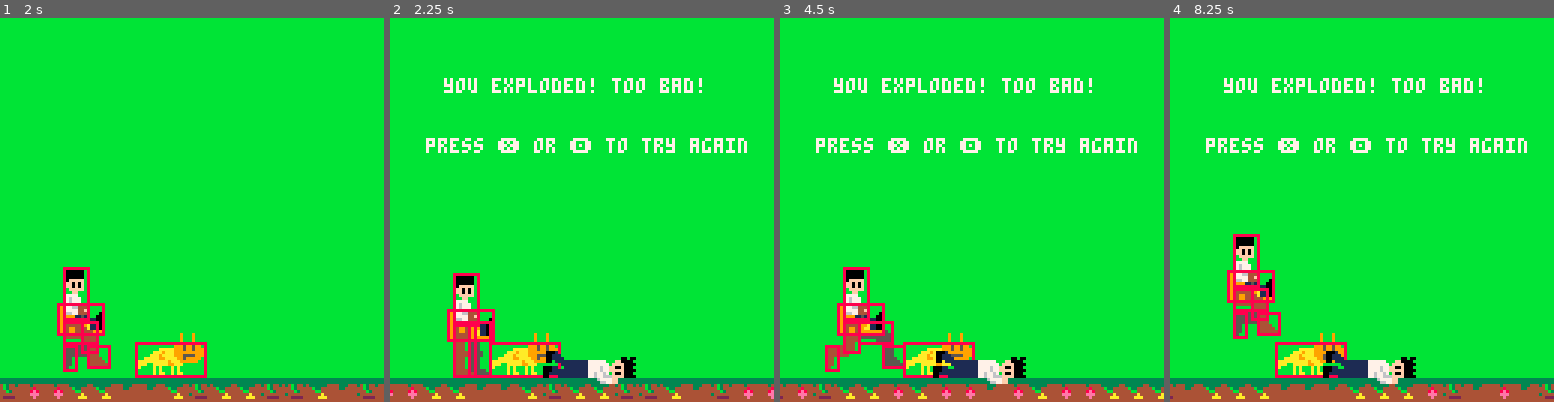
Above: before the commit, frames 1-4 (left to right).
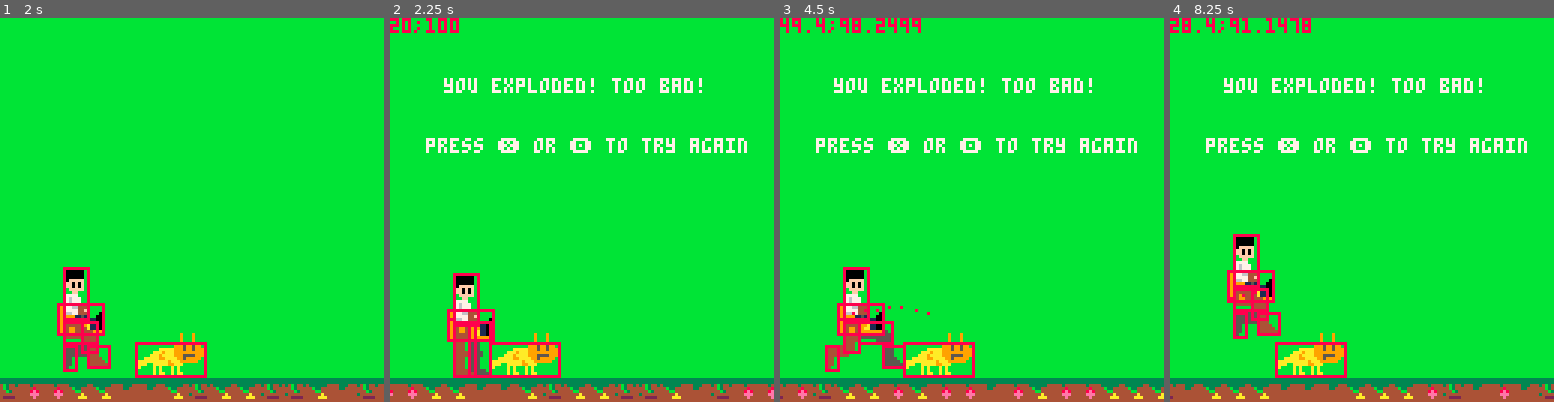
Above: after the commit, the same moments.

Repository: HingeAntoine/MekkaRunner
Game: PICO-8 cartridge mekkarunner.p8
Same seed, same stepped clock (60 frames per second), same inputs: the game is played once before the commit and once after it.
Inputs:
- Up to frame 1 (2 s): tap X (X key) at 0.33, 1.07, 1.85 s; tap O (Z key) at 0.7, 1.7 s
- Up to frame 2 (2.25 s): tap O (Z key) at 2.1 s; hold Up from 2.15 s (still down)
- Up to frame 3 (4.5 s): release Up at 2.42 s; tap O (Z key) every 0.4 s from 2.5 to 4.1 s; tap X (X key) at 2.97, 4.08 s
- Up to frame 4 (8.25 s): tap O (Z key) every 0.4 s from 4.5 to 8.1 s; hold Up 4.73-5.03 s; tap X (X key) at 5.2, 6.32, 7.43 s; hold Up 7.18-7.45 s

Frame 1 is identical in both runs. In frame 2, 1.6% of the frame differs, in the area x 0-65%, y 0-96%; in frame 3, 1.8%; in frame 4, 1.8%.

Commit message:
Improved fall animation

Diff:
--- a/mekkarunner.p8
+++ b/mekkarunner.p8
@@ -432,12 +432,48 @@
 end
 
 function animate_fall()
-  palt(0,false)
-  palt(11,true)
-  spr(75,50,106,4,2)
-  palt(0,true)
-  palt(11,false)
-  spr(107,68,115)
+  --fall_cnt+=1
+
+  --fall_update()
+  rectfill(0,0,127,10,11)
+  print(xmac..";"..ymac,0,0,8)
+  pset(xmac,ymac,8)
+
+  local ybod=0
+
+
+  if ybod > 100 then
+   palt(0,false)
+   palt(11,true)
+   spr(75,50,112,4,1)
+   palt(0,true)
+   palt(11,false)
+   spr(107,66,115)
+   return
+  end
+
+  if ybod >80 then
+  end
+
+end
+
+function fall_update()
+ local ay_fall=0.35
+
+ ymac  += vymac
+ vymac += ay_fall
+
+ xmac  += vxfall
+
+ if ymac>112 then
+  ymac=112
+  vymac=0
+  local ax_gnd=0.7
+  vxfall*=ax_gnd
+  if vxfall <0.001 then
+   vxfall=0
+  end
+ end
 end
 
 --*******************
@@ -486,9 +522,6 @@
 
  if end_screen then
   if is_coll then
-   xmac=20
-   ymac=100
-   create_machine()
    is_launching=false
    is_jumping=false
    is_landing=false
@@ -497,8 +530,13 @@
    bckgrnd={}
    init_bckgrnd()
    is_coll=false
+   fall_cnt=0
   end
+  fall_update()
   if btnp(5) or btnp(4) then
+   xmac=20
+   ymac=100
+   create_machine()
    end_screen=false
   end
   return
@@ -529,6 +567,8 @@
  check_collision()
  if is_coll then
   end_screen=true
+  vxfall=4.2
+  vymac=-1.3
   return
  end
 
Not shown, changed: 56 lines of the sprite sheet (__gfx__) section of mekkarunner.p8
